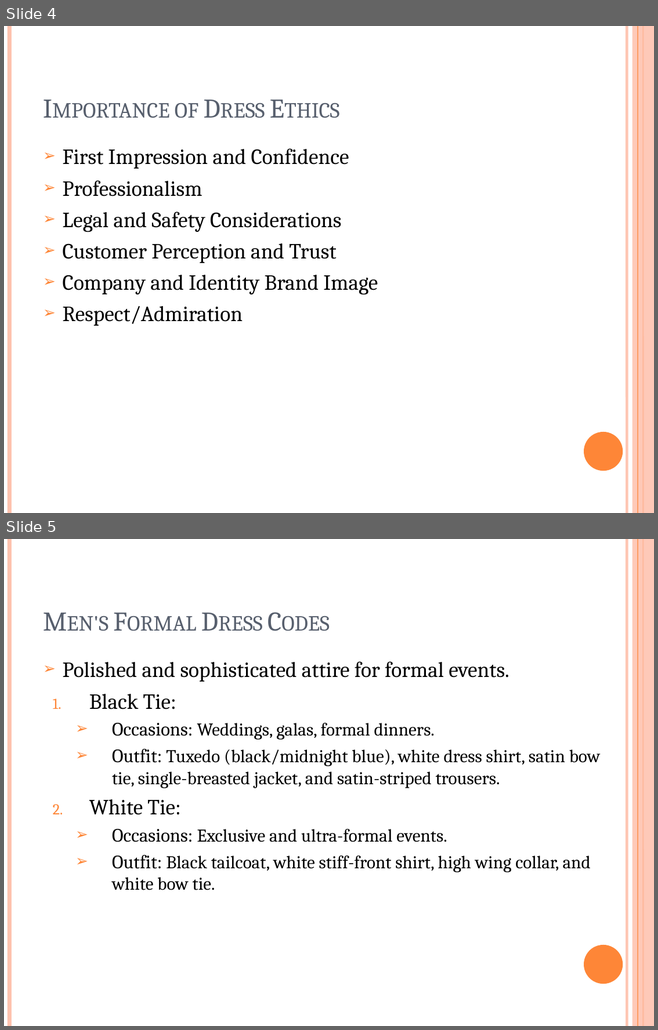
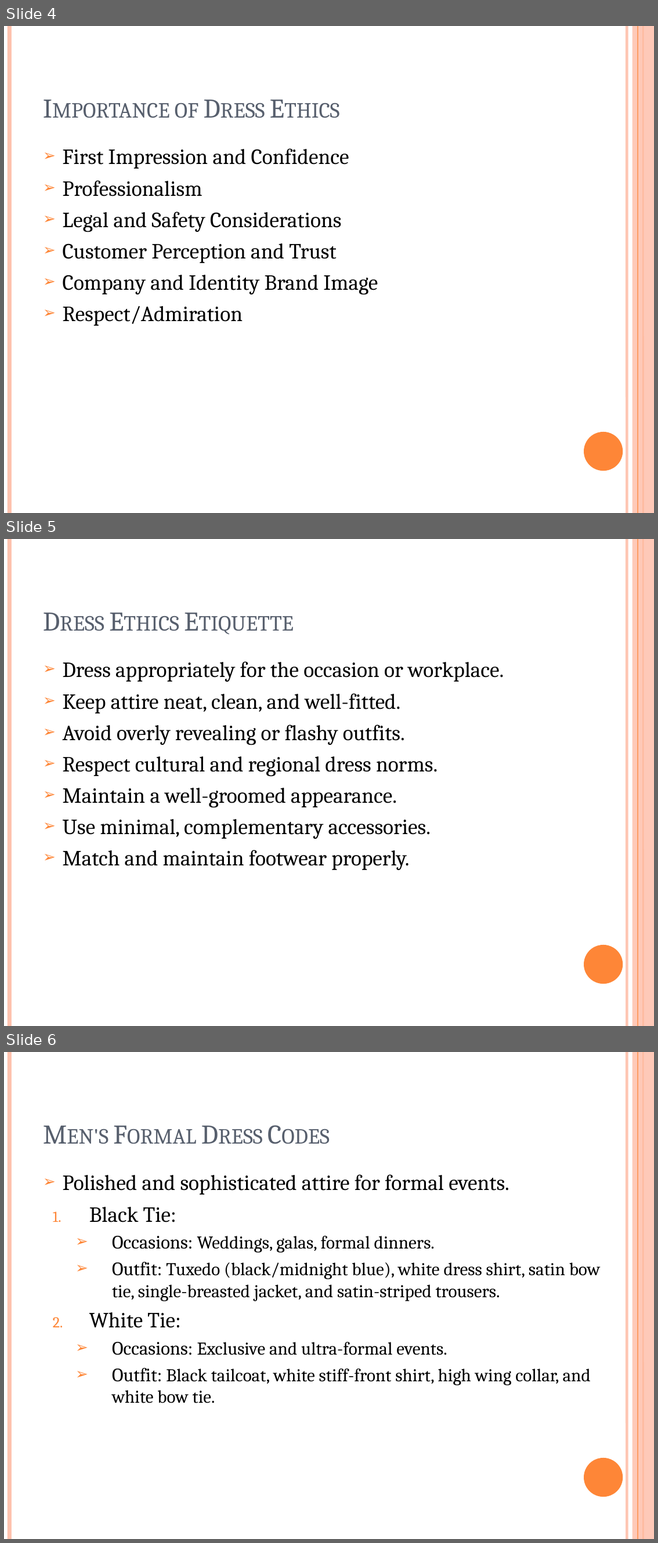
Before and after one commit to itsmeankeet/business-PPTX, a slide deck: dressEthics.pptx. Shown one above the other, each under a label of ours: slides 4 and 5 before the commit, slides 4, 5 and 6 after it. The pictures are 658x1030 and 658x1543 pixels, drawn with LibreOffice and Linux fonts; fonts in the diff are those of the drawing. Boxes give left, top, right and bottom in pixels: in the first picture for what was removed or moved away, otherwise in the second. Text is boxed around its words. In the diff, an @@ line names an element or a change of style, - is before the commit and + after.

```diff
--- a/dressEthics.pptx
+++ b/dressEthics.pptx
@@ slide 5 added at bbox=[4, 539, 654, 1026], background #FFFFFF; not listed: 6 template elements that a slide beside it also shows @@
@@ title added at bbox=[36, 559, 567, 640], 30 pt, text #575F6D, small capitals @@
+Dress Ethics Etiquette
@@ text added at bbox=[63, 661, 503, 870], 24 pt, text #000000 @@
+➢ Dress appropriately for the occasion or workplace.
+➢ Keep attire neat, clean, and well-fitted.
+➢ Avoid overly revealing or flashy outfits.
+➢ Respect cultural and regional dress norms.
+➢ Maintain a well-groomed appearance.
+➢ Use minimal, complementary accessories.
+➢ Match and maintain footwear properly.
@@ what was slide 5 is now slide 6 @@
```
Also in this commit, not shown: 1 slide changed, 1 other file.
